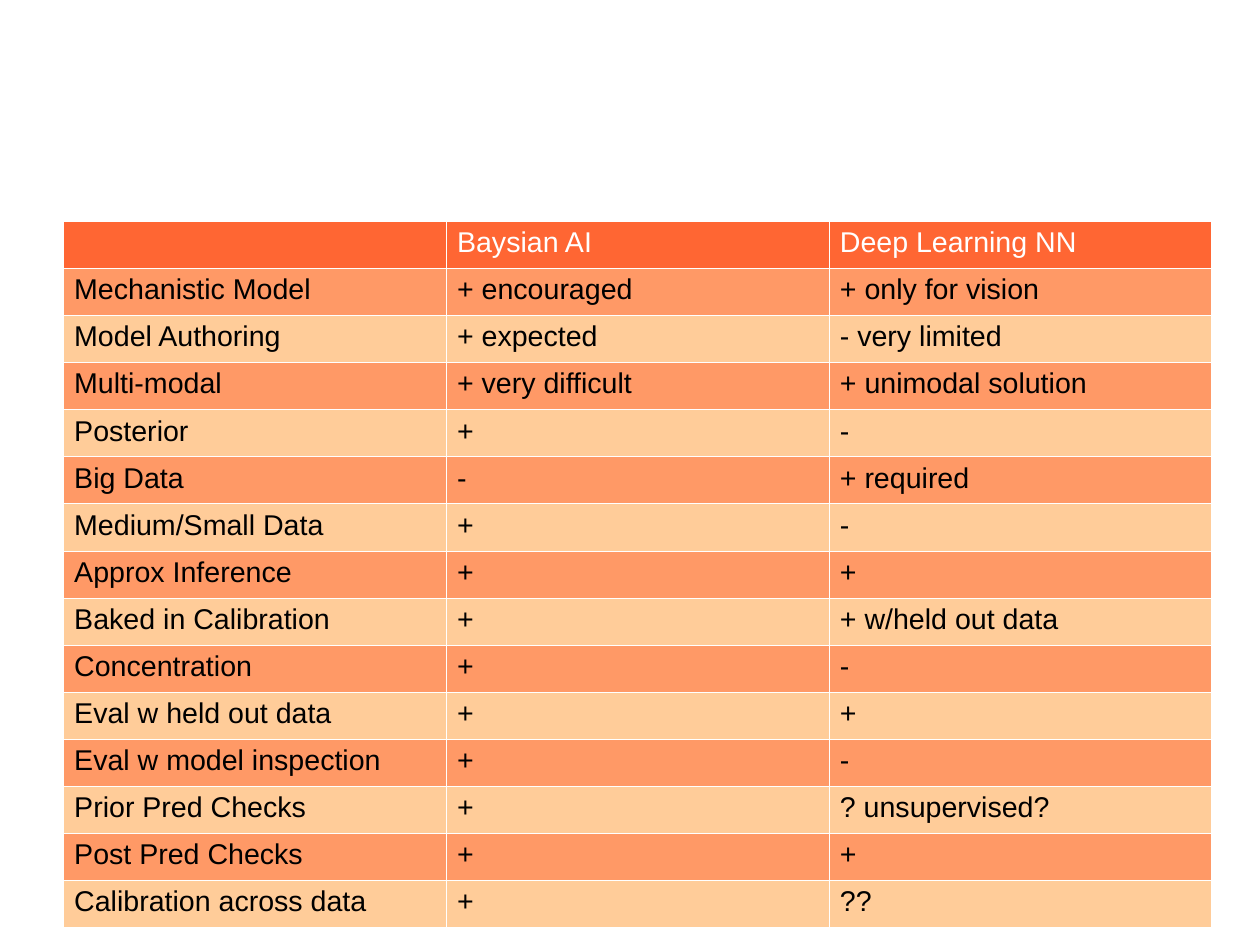
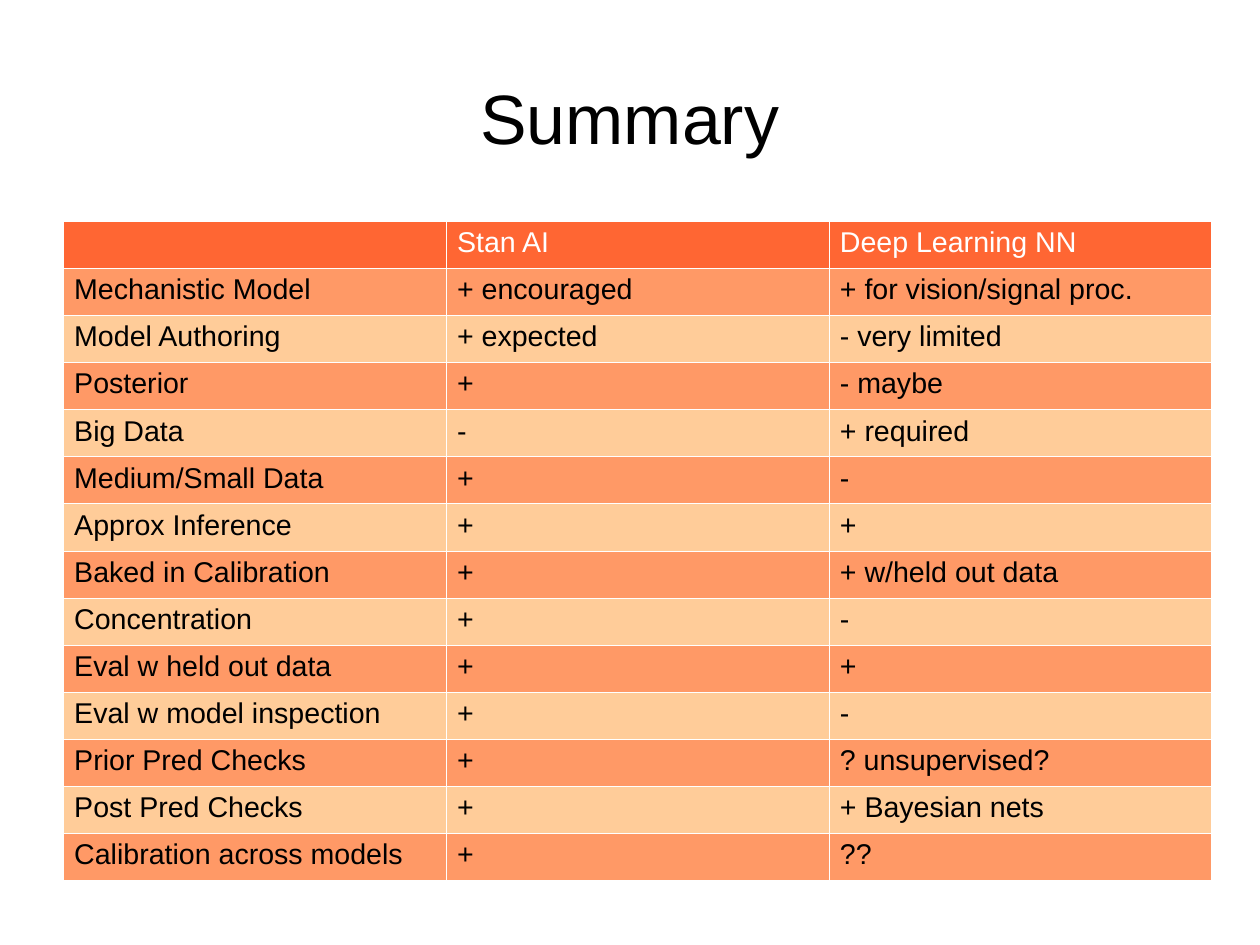
Before and after one commit to breckbaldwin/StanIsThePlan, a slide deck: slide 29 of talks/burlingtonMeetup2019/BurlingtonMeetup.odp (slide 45 before the commit). Drawn at 1260x945 pixels with LibreOffice and Linux fonts; fonts in the diff are those of the drawing. Boxes give left, top, right and bottom in pixels: in the first picture for what was removed or moved away, otherwise in the second. Text is boxed around its words. In the diff, an @@ line names an element or a change of style, - is before the commit and + after.

```diff
--- a/talks/burlingtonMeetup2019/BurlingtonMeetup.odp
+++ b/talks/burlingtonMeetup2019/BurlingtonMeetup.odp
@@ title added at box(480, 95, 779, 157), 44 pt, text #000000 @@
+Summary
@@ table at box(63, 221, 1212, 879) @@
-row 1, column 2: Baysian AI
+row 1, column 2: Stan AI
-row 2, column 3: + only for vision
+row 2, column 3: + for vision/signal proc.
-row 4: Multi-modal | + very difficult | + unimodal solution
-row 5: Posterior | + | -
+row 4: Posterior | + | - maybe
-row 13, column 3: +
+row 13, column 3: + Bayesian nets
-row 14, column 1: Calibration across data
+row 14, column 1: Calibration across models
```
Also in this commit, not shown: 5 other slides changed, 1 slide added, 27 slides removed, 4 other files.
